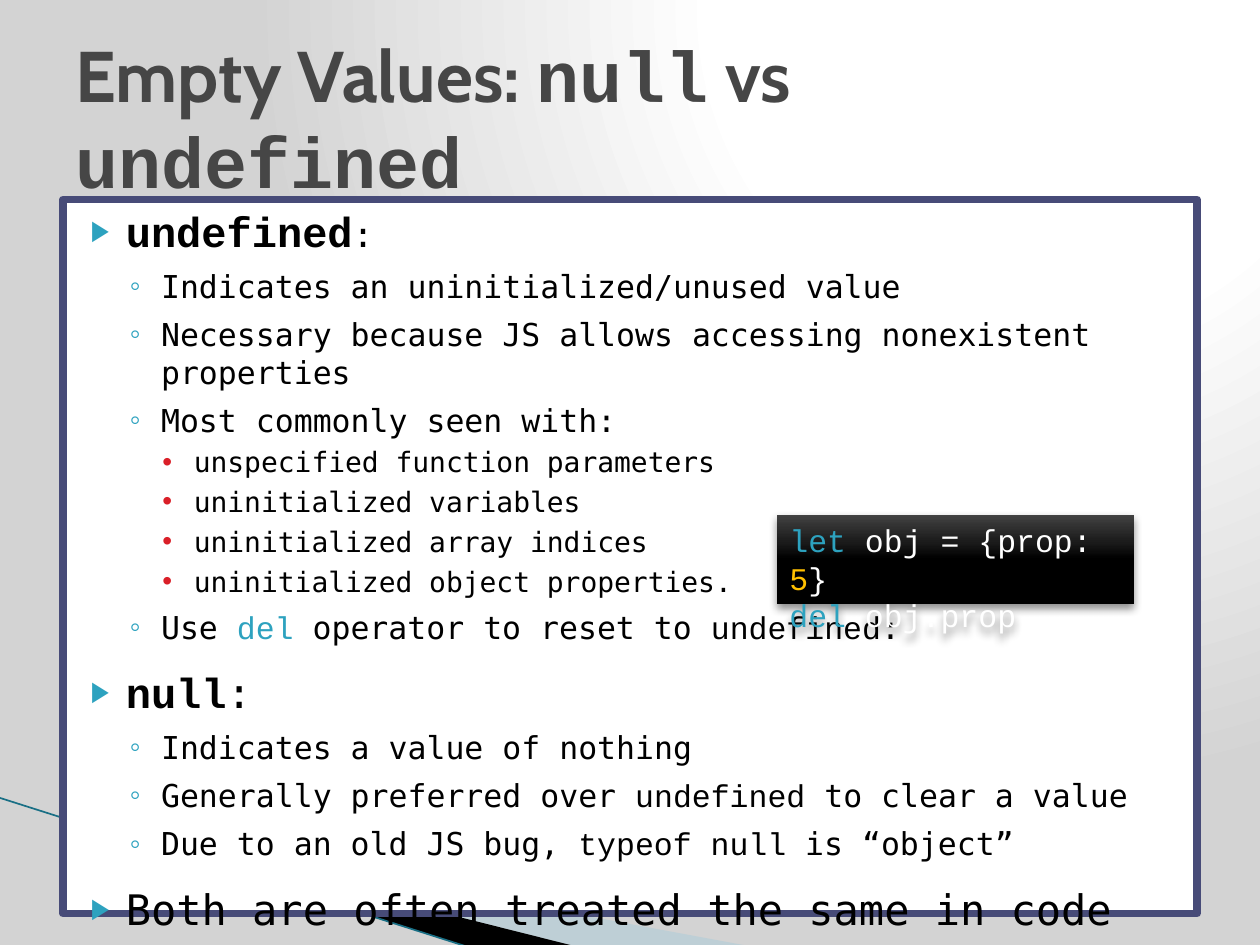
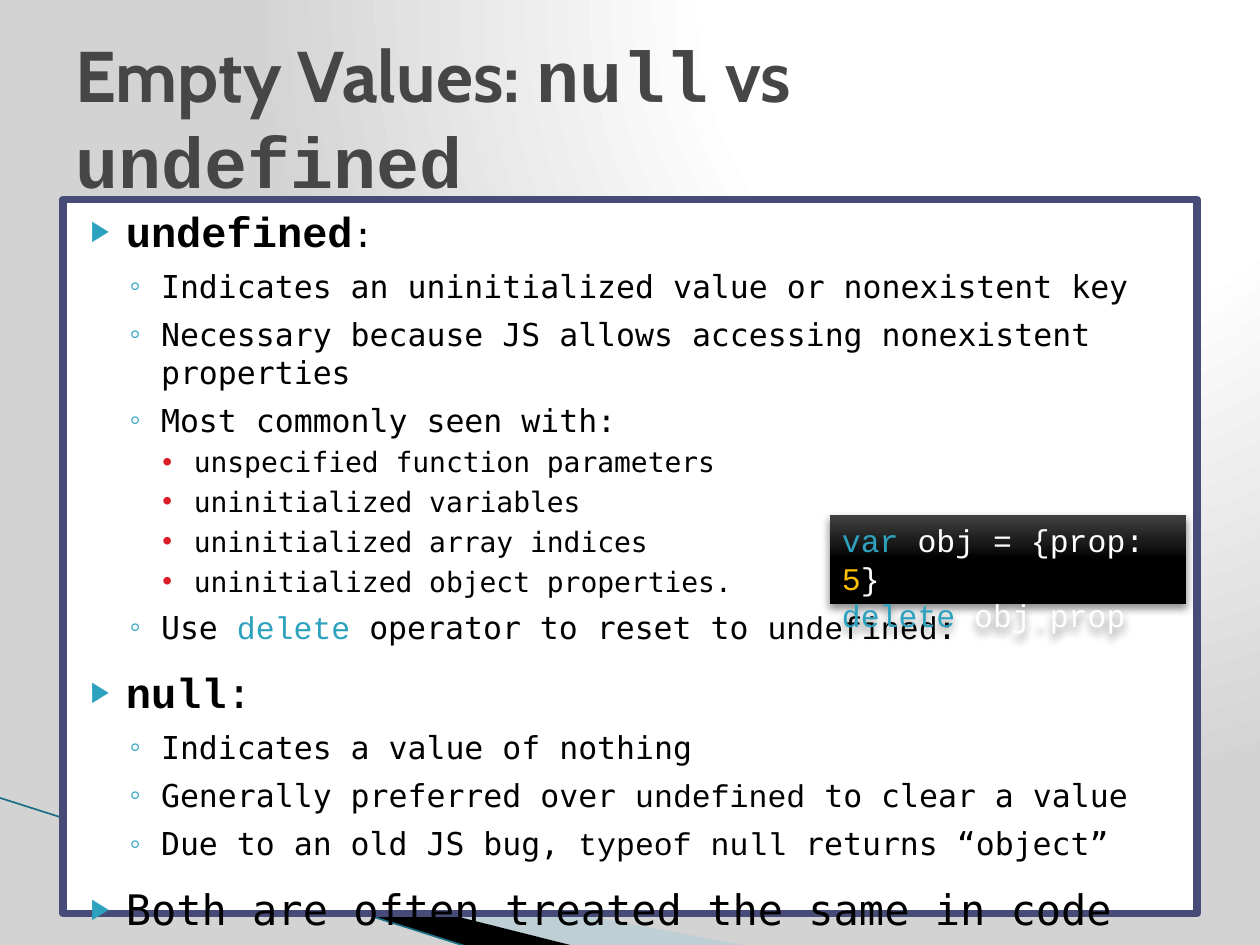
Before and after one commit to j-steve/temp, a slide deck: slide 4 of JavaScript JQuery training.pptx (slide 7 before the commit). Drawn at 1260x945 pixels with LibreOffice and Linux fonts; fonts in the diff are those of the drawing; background and template pictures are left out. Boxes give left, top, right and bottom in pixels: in the first picture for what was removed or moved away, otherwise in the second. Text is boxed around its words. In the diff, an @@ line names an element or a change of style, - is before the commit and + after.

```diff
--- a/JavaScript JQuery training.pptx
+++ b/JavaScript JQuery training.pptx
@@ text at (161,274,1128,305): text changed @@
-  ◦ Indicates an uninitialized/unused value
+  ◦ Indicates an uninitialized value or nonexistent key
@@ rectangle "var obj = {prop: 5}": place and size @@
-rectangle "var obj = {prop: 5}" at (777,514,1134,604)
+rectangle "var obj = {prop: 5}" at (829,514,1186,604)
@@ text in rectangle at (842,529,1144,637): text changed @@
-let obj = {prop: 5}
-del obj.prop
+var obj = {prop: 5}
+delete obj.prop
@@ text at (161,616,957,646): text changed @@
-  ◦ Use del operator to reset to undefined:
+  ◦ Use delete operator to reset to undefined:
@@ text at (161,831,1109,862): text changed @@
-  ◦ Due to an old JS bug, typeof null is “object”
+  ◦ Due to an old JS bug, typeof null returns “object”
```
Also in this commit, not shown: 2 other slides changed.
